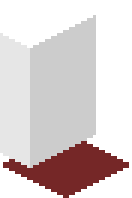
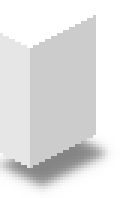
The second w=132, h=198 image is a revision of the first. Changes to its layers:
added layer "Shadow copy" (60%) above "Bottom" over [0, 135, 120, 198]
hid "Bottom" over [3, 135, 129, 198]
